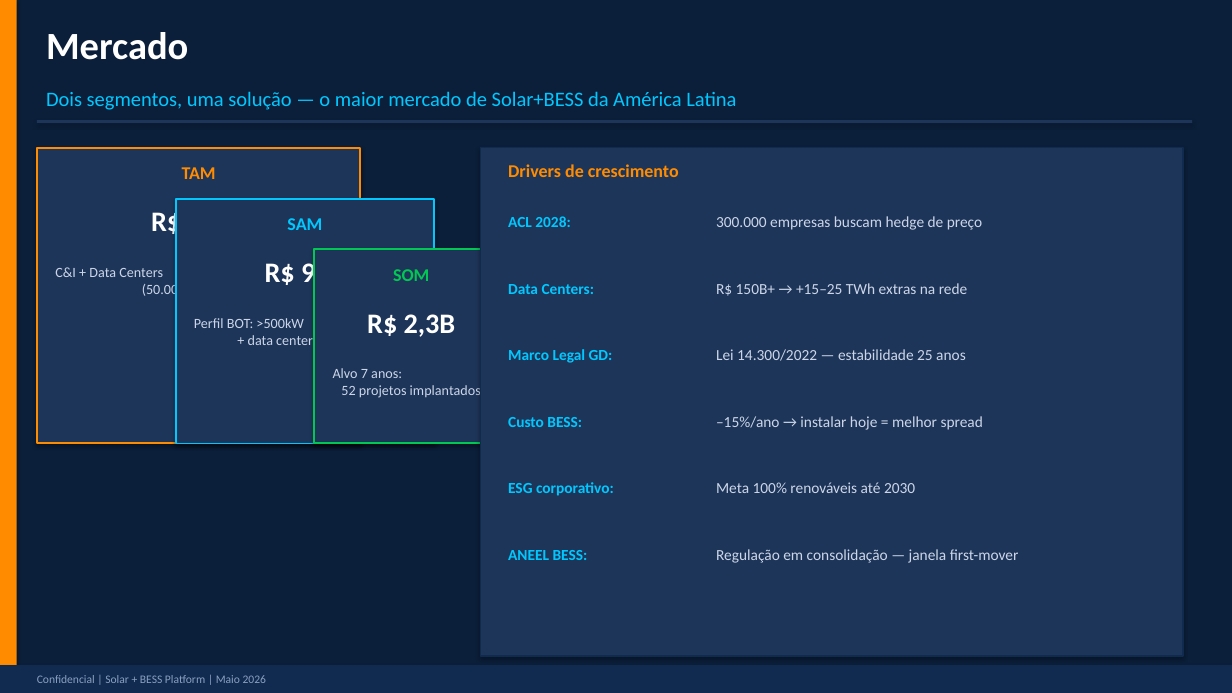
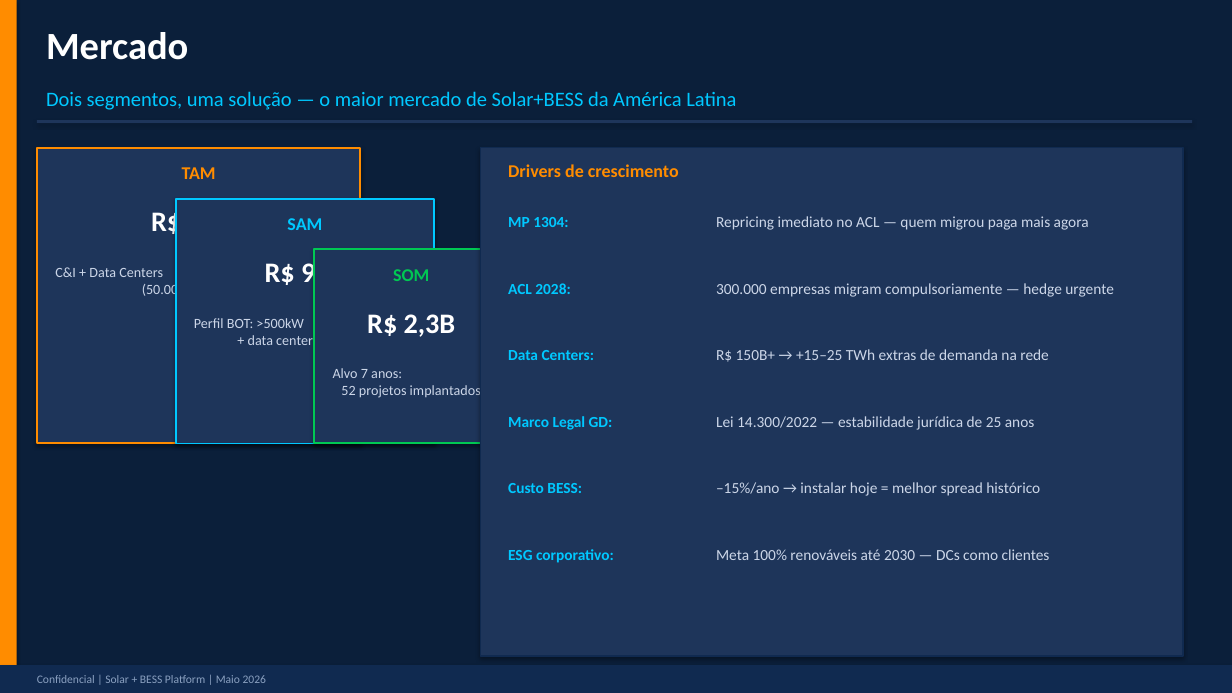
Before and after one commit to julianoper-creator/BessSimulator, a slide deck: slide 7 of docs/Solar_BESS_Platform_PitchDeck.pptx. Drawn at 1232x693 pixels with LibreOffice and Linux fonts; fonts in the diff are those of the drawing. Boxes give left, top, right and bottom in pixels: in the first picture for what was removed or moved away, otherwise in the second. Text is boxed around its words. In the diff, an @@ line names an element or a change of style, - is before the commit and + after.

```diff
--- a/docs/Solar_BESS_Platform_PitchDeck.pptx
+++ b/docs/Solar_BESS_Platform_PitchDeck.pptx
@@ text added at box(508, 217, 568, 227), 12 pt, text #00C8FF, bold @@
+MP 1304:
@@ text at box(716, 216, 1089, 230): text changed @@
-300.000 empresas buscam hedge de preço
+Repricing imediato no ACL — quem migrou paga mais agora
@@ 5 texts: place and size @@
-5 texts at box(508, 216, 614, 496)
+5 texts at box(508, 283, 614, 563)
@@ text at box(716, 283, 1114, 297): text changed @@
-R$ 150B+ → +15–25 TWh extras na rede
+300.000 empresas migram compulsoriamente — hedge urgente
@@ text at box(716, 349, 1049, 362): text changed @@
-Lei 14.300/2022 — estabilidade 25 anos
+R$ 150B+ → +15–25 TWh extras de demanda na rede
@@ text added at box(716, 416, 1035, 430), 12 pt, text #CCD6E8 @@
+Lei 14.300/2022 — estabilidade jurídica de 25 anos
@@ text at box(716, 482, 1040, 496): text changed @@
-–15%/ano → instalar hoje = melhor spread
+–15%/ano → instalar hoje = melhor spread histórico
@@ text removed at box(716, 482, 915, 493) @@
-Meta 100% renováveis até 2030
@@ text removed at box(508, 550, 588, 560) @@
-ANEEL BESS:
@@ text at box(716, 549, 1050, 560): text changed @@
-Regulação em consolidação — janela first-mover
+Meta 100% renováveis até 2030 — DCs como clientes
```
Also in this commit, not shown: 3 other slides changed.
